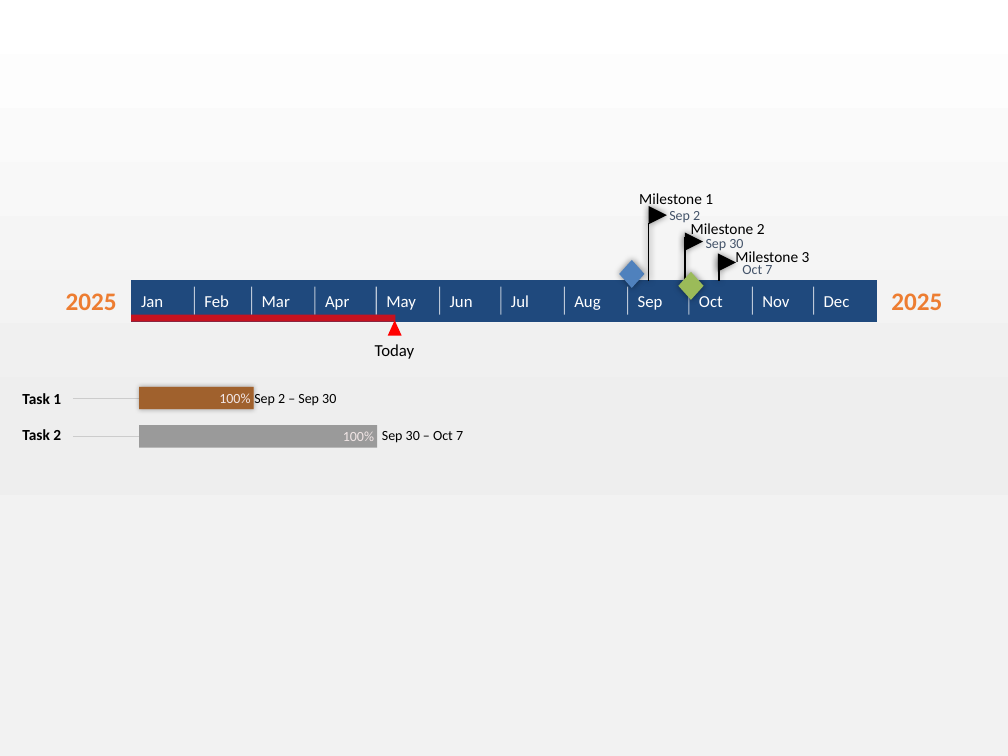
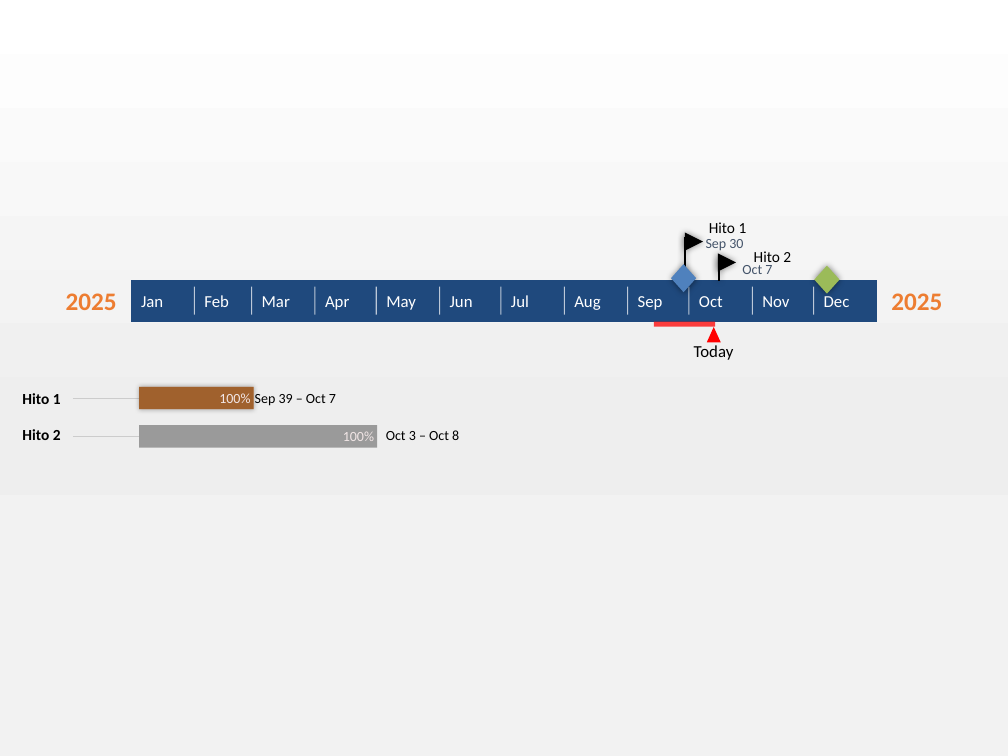
Before and after one commit to BritneyTorres/G2001, a slide deck: slide 1 of Semana 5/20250915_07_Cronograma de alto nivel - Hitos (1).pptx. Drawn at 1008x756 pixels with LibreOffice and Linux fonts; fonts in the diff are those of the drawing. Boxes give left, top, right and bottom in pixels: in the first picture for what was removed or moved away, otherwise in the second. Text is boxed around its words. In the diff, an @@ line names an element or a change of style, - is before the commit and + after.

```diff
--- a/Semana 5/20250915_07_Cronograma de alto nivel - Hitos (1).pptx
+++ b/Semana 5/20250915_07_Cronograma de alto nivel - Hitos (1).pptx
@@ text removed at box(639, 193, 713, 209) @@
-Milestone 1
@@ flow chart merge removed at box(649, 206, 667, 224) @@
@@ line removed from (648, 223) to (648, 281) @@
@@ text removed at box(669, 211, 700, 222) @@
-Sep 2
@@ text at box(709, 222, 747, 233): text changed @@
-Milestone 2
+Hito 1
@@ diamond: place and size @@
-diamond at box(619, 260, 644, 288)
+diamond at box(671, 264, 697, 292)
@@ text at box(754, 251, 791, 267): text changed @@
-Milestone 3
+Hito 2
@@ diamond: place and size @@
-diamond at box(678, 272, 704, 300)
+diamond at box(814, 266, 840, 294)
@@ rectangle: place and size @@
-rectangle at box(131, 314, 395, 322)
+rectangle at box(654, 322, 716, 327)
@@ rectangle at box(654, 322, 716, 327): mirrored @@
@@ triangle: place and size @@
-triangle at box(388, 321, 402, 336)
+triangle at box(707, 327, 721, 342)
@@ text "Today": place and size @@
-text "Today" at box(375, 344, 415, 359)
+text "Today" at box(694, 345, 734, 360)
@@ text at box(22, 393, 61, 404): text changed @@
-Task 1
+Hito 1
@@ text at box(255, 394, 336, 406): text changed @@
-Sep 2 – Sep 30
+Sep 39 – Oct 7
@@ text at box(22, 429, 61, 440): text changed @@
-Task 2
+Hito 2
@@ text at box(386, 430, 459, 440): text changed @@
-Sep 30 – Oct 7
+Oct 3 – Oct 8
```
Also in this commit, not shown: 2 other files.
